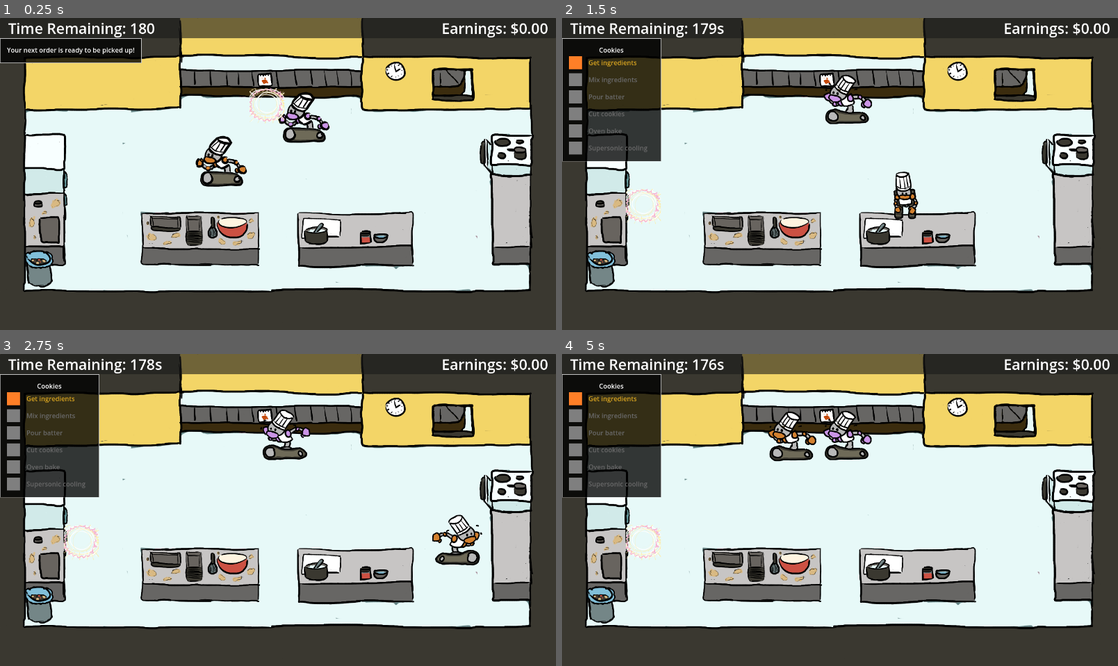
Above: before the commit, frames 1-4 (two rows, left to right).
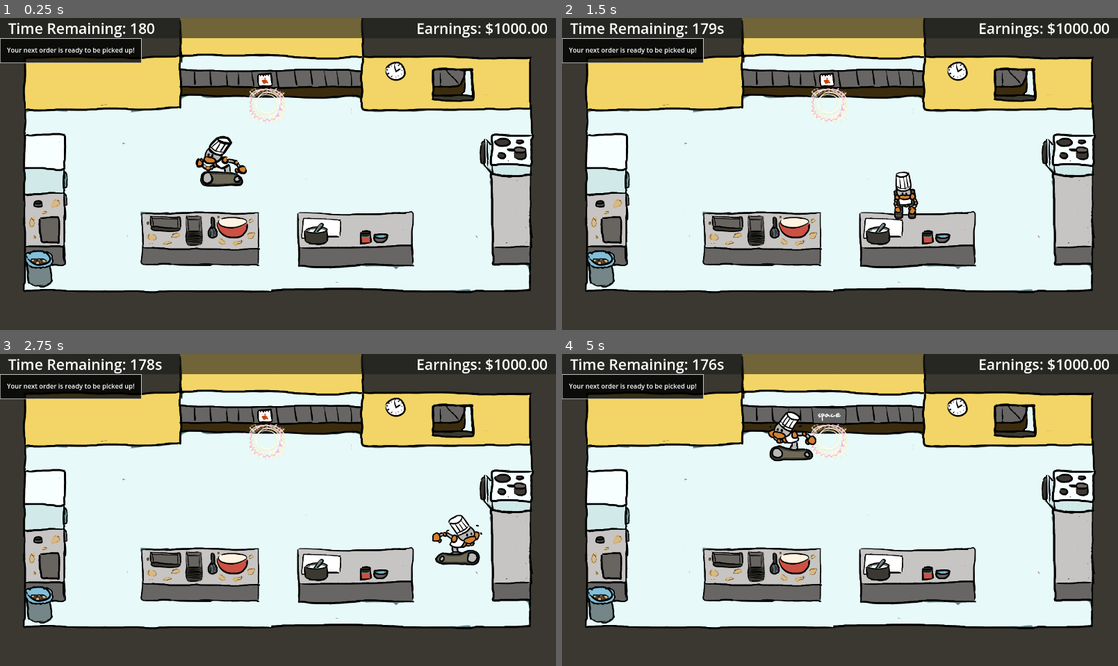
Above: after the commit, the same moments.

Repository: yanalex981/Tasty-Treads
Game: Godot game, scene res://Scenes/game.tscn
The game is run twice, just before and just after one commit, with the same random seed, the same clock (stepped at 60 frames per second) and the same inputs.
Inputs:
- Up to frame 1 (0.25 s): no input
- Up to frame 2 (1.5 s): tap Enter (ui_accept) at 0.5, 0.77 s; hold D (right) 0.53-1.28 s; tap Space (interact) at 0.6, 1.35 s; hold S (down) from 1.28 s (still down)
- Up to frame 3 (2.75 s): tap Enter (ui_accept) at 1.52 s; release S (down) at 2.03 s; hold D (right) from 2.03 s (still down); tap Space (interact) at 2.1 s
- Up to frame 4 (5 s): release D (right) at 2.78 s; hold W (up) 2.78-3.53 s; tap Space (interact) at 2.85, 3.6, 4.35 s; tap Enter (ui_accept) at 3.02, 3.77, 4.52 s; hold A (left) from 3.53 s (still down)

The runs differ from the first frame. In frame 1, 1.2% of the frame differs, in the area x 50-99%, y 1-41%; in frame 2, 7.8%; in frame 3, 7.7%; in frame 4, 7.9%, in the area x 0-99%, y 1-67%.

Commit message:
got rid of the test droid that always spawn droids now spawn if you purchased them

Diff:
--- a/Scenes/kitchen.tscn
+++ b/Scenes/kitchen.tscn
@@ -10,16 +10,12 @@
 [ext_resource type="Texture2D" uid="uid://bxdmjnw83vw6a" path="res://Assets/completed.png" id="6_l2gtt"]
 [ext_resource type="Texture2D" uid="uid://cxa0g1j4n3wwe" path="res://Assets/in_progress.png" id="7_p5an8"]
 [ext_resource type="Resource" uid="uid://ddwwrgj7afykp" path="res://Resources/Recipes/croissant.tres" id="7_rj4d4"]
-[ext_resource type="PackedScene" uid="uid://bhlrsnbtkbq6y" path="res://Scenes/Components/droid.tscn" id="7_x5gre"]
 [ext_resource type="Texture2D" uid="uid://bynbsygtxakga" path="res://Assets/incomplete.png" id="8_vvdjn"]
 [ext_resource type="PackedScene" uid="uid://bd51qipgd5htg" path="res://Scenes/Components/Interactable.tscn" id="8_xnfjy"]
 [ext_resource type="Texture2D" uid="uid://xt6ufjiufigx" path="res://Assets/area_highlight.png" id="9_i0njw"]
 [ext_resource type="Texture2D" uid="uid://c1h4jem4tkrnl" path="res://Assets/Controls/interact.png" id="10_i0fk7"]
 [ext_resource type="PackedScene" uid="uid://cbha6lmyk56do" path="res://Scenes/Components/Player.tscn" id="15_8mjq4"]
 [ext_resource type="AudioStream" uid="uid://desg2mssge1xs" path="res://Assets/Audio/snd_mainGameMusic.mp3" id="17_1ccdr"]
-[ext_resource type="AudioStream" uid="uid://cqckye4nc8o7v" path="res://Assets/Audio/snd_success.wav" id="18_el2l5"]
-[ext_resource type="AudioStream" uid="uid://dhb17a37tmh3u" path="res://Assets/Audio/snd_fail.wav" id="19_0jjg6"]
-[ext_resource type="AudioStream" uid="uid://o32futk063l1" path="res://Assets/Audio/snd_endRecipe.wav" id="20_iuy3l"]
 
 [sub_resource type="LabelSettings" id="LabelSettings_hlyr4"]
 font_size = 36
@@ -125,14 +121,7 @@
 [node name="kitchen" type="CanvasLayer" parent="."]
 
 [node name="player_spawn" type="Marker2D" parent="kitchen"]
-
-[node name="Droid" parent="kitchen/player_spawn" node_paths=PackedStringArray("order_tracker", "order_spawner") instance=ExtResource("7_x5gre")]
-position = Vector2(800, 360)
-collision_layer = 2
-collision_mask = 1
-motion_mode = 0
-order_tracker = NodePath("../../droid1_order_tracker2")
-order_spawner = NodePath("../../order_spawner")
+position = Vector2(704, 320)
 
 [node name="wall_boundaries" type="StaticBody2D" parent="kitchen"]
 visible = false
@@ -306,19 +295,9 @@
 [node name="microgames" type="CanvasLayer" parent="."]
 layer = 2
 
-[node name="BackgroundMusic" type="AudioStreamPlayer" parent="."]
+[node name="BackgroundMusic" type="AudioStreamPlayer2D" parent="."]
 stream = ExtResource("17_1ccdr")
-volume_db = -10.0
 autoplay = true
-
-[node name="MinigameSuccessSound" type="AudioStreamPlayer" parent="."]
-stream = ExtResource("18_el2l5")
-
-[node name="MinigameFailSound" type="AudioStreamPlayer" parent="."]
-stream = ExtResource("19_0jjg6")
-
-[node name="OrderCompleteSound" type="AudioStreamPlayer" parent="."]
-stream = ExtResource("20_iuy3l")
 
 [connection signal="timeout" from="round_timer" to="." method="_on_round_timer_timeout"]
 [connection signal="timeout" from="time_tracker" to="." method="_update_time_remaining_label"]
--- a/Scripts/Kitchen.gd
+++ b/Scripts/Kitchen.gd
@@ -14,7 +14,21 @@
 			cents = "0" + cents
 		earnings_label.text = "Earnings: $%s.%s" % [dollars, cents]
 
-var purchased_upgrades : UpgradesReceipt = UpgradesReceipt.new()
+var purchased_upgrades : UpgradesReceipt = UpgradesReceipt.new():
+	set(value):
+		purchased_upgrades = value
+
+		if purchased_upgrades.droid1Activated:
+			var droid = droid_scene.instantiate() as Droid
+			droid.order_spawner = order_spawner
+			droid.order_tracker = droid1_order_tracker
+			player_spawn.add_child(droid)
+
+		if purchased_upgrades.droid2Activated:
+			var droid = droid_scene.instantiate() as Droid
+			droid.order_spawner = order_spawner
+			droid.order_tracker = droid2_order_tracker
+			player_spawn.add_child(droid)
 
 # no upgrades
 var fridge_game : PackedScene = preload("res://Scenes/Microgames/FridgeMicrogame.tscn")
@@ -28,6 +42,8 @@
 var cutting_game : PackedScene = preload("res://Scenes/Microgames/CutterMicrogame.tscn")
 var oven_game : PackedScene = preload("res://Scenes/Microgames/OvenMicrogame.tscn")
 
+var droid_scene : PackedScene = preload("res://Scenes/Components/Droid.tscn")
+
 @onready var round_timer : Timer = $round_timer
 @onready var time_label : Label = $info_ui/VBoxContainer/panel/padding/time_label
 @onready var player_order_tracker : OrderTracker = $kitchen/player_order_tracker
@@ -40,6 +56,9 @@
 @onready var failSound : AudioStreamPlayer = $MinigameFailSound
 @onready var successSound : AudioStreamPlayer = $MinigameSuccessSound
 @onready var orderSound : AudioStreamPlayer = $OrderCompleteSound
+
+@onready var droid1_order_tracker : OrderTracker = $kitchen/droid1_order_tracker2
+@onready var droid2_order_tracker : OrderTracker = $kitchen/droid2_order_tracker3
 
 func _ready():
 	var seconds_remaining = ceil(round_timer.time_left)
--- a/Scripts/game.gd
+++ b/Scripts/game.gd
@@ -6,7 +6,7 @@
 var purchased_upgrades : UpgradesReceipt = UpgradesReceipt.new()
 
 func _ready():
-	_show_kitchen_screen(purchased_upgrades)
+	_show_kitchen_screen(purchased_upgrades, 1000)
 
 func _clear_children():
 	for node in get_children():
@@ -15,14 +15,15 @@
 func _show_upgrade_screen(upgrades, cash):
 	_clear_children()
 	var upgrade_screen = upgrade.instantiate() as UpgradeUI
+	add_child(upgrade_screen)
 	upgrade_screen.purchased_upgrades = purchased_upgrades
-	upgrade_screen.upgrading_finished.connect(_show_kitchen_screen, cash)
+	upgrade_screen.upgrading_finished.connect(_show_kitchen_screen)
 	upgrade_screen.money = cash / 100
-	add_child(upgrade_screen)
 
-func _show_kitchen_screen(upgrades):
+func _show_kitchen_screen(upgrades, cash):
 	_clear_children()
 	var kitchen_screen = kitchen.instantiate() as Kitchen
+	add_child(kitchen_screen)
 	kitchen_screen.purchased_upgrades = purchased_upgrades
+	kitchen_screen.earnings = cash * 100
 	kitchen_screen.day_is_over.connect(_show_upgrade_screen)
-	add_child(kitchen_screen)
Not shown: 1 places in Scenes/kitchen.tscn that only renumber resources
Not shown, added: export_presets.cfg
